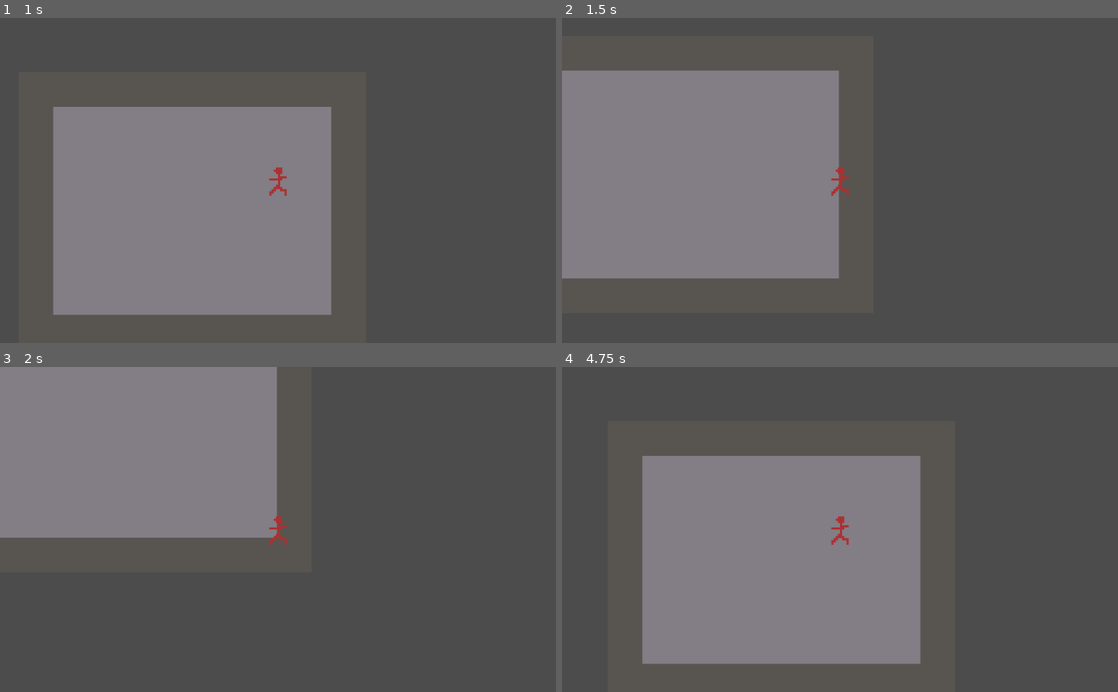
Above: before the commit, frames 1-4 (two rows, left to right).
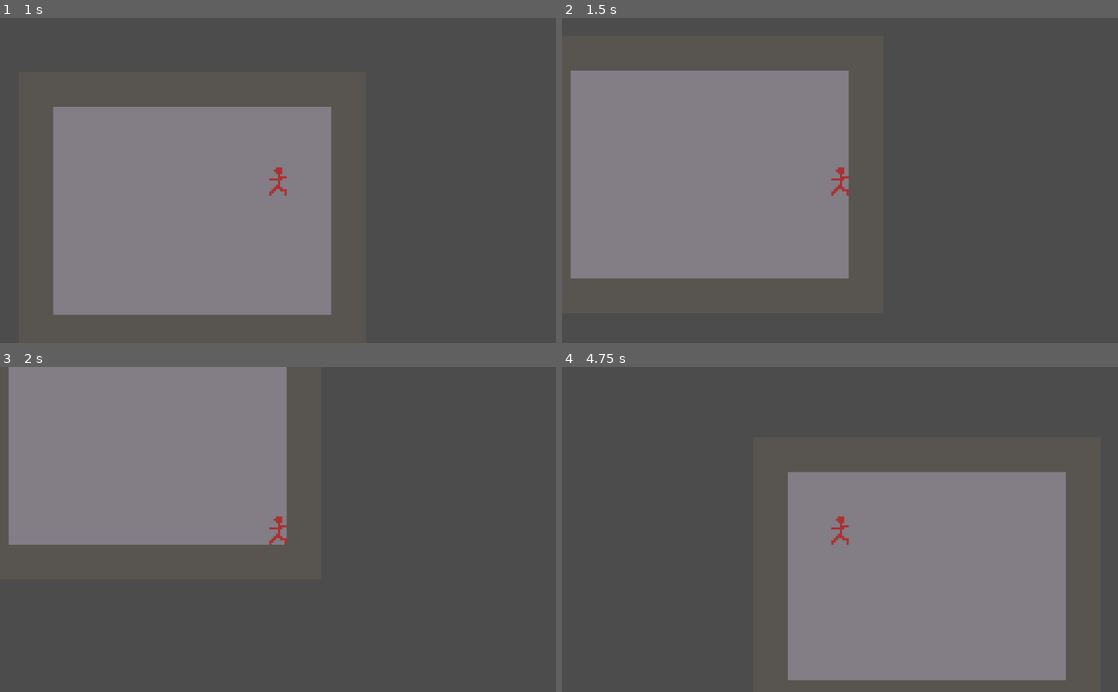
Above: after the commit, the same moments.

Repository: jastadj/wgj277
Game: Godot game, scene res://scenes/game/game.tscn
Two runs of this game, one before a commit and one after it. Both use one fixed random seed, a clock stepped at 60 frames per second and the inputs below.
Inputs:
- Up to frame 1 (1 s): tap Enter at 0.5 s; hold Right (ui_right) from 0.53 s (still down)
- Up to frame 2 (1.5 s): release Right (ui_right) at 1.28 s; hold Down (ui_down) from 1.28 s (still down)
- Up to frame 3 (2 s): keep holding Down (ui_down)
- Up to frame 4 (4.75 s): release Down (ui_down) at 2.03 s; hold Right (ui_right) 2.03-2.78 s; hold Up (ui_up) 2.78-3.53 s; hold Left (ui_left) from 3.53 s (still down)

Frame 1 is identical in both runs. In frame 2, 2.2% of the frame differs, in the area x 0-52%, y 16-81%; in frame 3, 2.8%; in frame 4, 36%, in the area x 14-91%, y 27-97%.

Commit message:
basic map, player, and plant data

Diff:
--- /dev/null
+++ b/godot/data/plants.csv
@@ -0,0 +1,11 @@
+name,boil,incinerate,juice,grind,value
+Plant 1,0,0,0,0,0
+Plant 2,0,0,0,0,0
+Plant 3,0,0,0,0,0
+Plant 4,0,0,0,0,0
+Plant 5,0,0,0,0,0
+Plant 6,0,0,0,0,0
+Plant 7,0,0,0,0,0
+Plant 8,0,0,0,0,0
+Plant 9,0,0,0,0,0
+Plant 10,0,0,0,0,0
--- /dev/null
+++ b/godot/engine/gamedata.gd
@@ -0,0 +1,32 @@
+extends Node
+
+var plant_data = []
+
+func _ready():
+
+	load_plant_data("res://data/plants.csv")
+
+func load_plant_data(filepath):
+	var file = File.new()
+	if file.open(filepath, File.READ):
+		printerr("Error opening plant data:", filepath)
+		get_tree().quit(1)
+
+	# get the csv header
+	var header = file.get_csv_line()
+
+	# read each line as csv
+	while !file.eof_reached():
+		var line = file.get_csv_line()
+		if line.size() < header.size(): continue
+
+		var plant = {}
+		for i in header.size():
+			plant[header[i]] = line[i]
+		plant_data.push_back(plant)
+
+
+
+	print(plant_data)
+
+	file.close()
--- a/godot/objects/player/player.gd
+++ b/godot/objects/player/player.gd
@@ -5,8 +5,10 @@
 
 func _physics_process(delta):
 
+	# handle movement input
 	if allow_input: handle_input(delta)
 
+# movement input
 func handle_input(delta):
 
 	var move_dir = Vector2()
--- a/godot/project.godot
+++ b/godot/project.godot
@@ -13,6 +13,10 @@
 config/name="Wgj 277"
 run/main_scene="res://scenes/game/game.tscn"
 config/icon="res://icon.png"
+
+[autoload]
+
+Gamedata="*res://engine/gamedata.gd"
 
 [gui]
 
--- a/godot/scenes/game/game.tscn
+++ b/godot/scenes/game/game.tscn
@@ -15,3 +15,9 @@
 
 [node name="player" parent="." instance=ExtResource( 1 )]
 position = Vector2( 82, 50 )
+
+[node name="CanvasLayer" type="CanvasLayer" parent="."]
+
+[node name="main_ui" type="Control" parent="CanvasLayer"]
+anchor_right = 1.0
+anchor_bottom = 1.0
--- a/godot/tiles/tiles.tres
+++ b/godot/tiles/tiles.tres
@@ -1,6 +1,9 @@
-[gd_resource type="TileSet" load_steps=2 format=2]
+[gd_resource type="TileSet" load_steps=3 format=2]
 
 [ext_resource path="res://tiles/tiles.png" type="Texture" id=1]
+
+[sub_resource type="ConvexPolygonShape2D" id=1]
+points = PoolVector2Array( 16, 16, 0, 16, 0, 0, 16, 0 )
 
 [resource]
 0/name = "0"
@@ -27,7 +30,14 @@
 1/navigation_offset = Vector2( 8, 8 )
 1/shape_offset = Vector2( 0, 0 )
 1/shape_transform = Transform2D( 1, 0, 0, 1, 0, 0 )
+1/shape = SubResource( 1 )
 1/shape_one_way = false
-1/shape_one_way_margin = 0.0
-1/shapes = [  ]
+1/shape_one_way_margin = 1.0
+1/shapes = [ {
+"autotile_coord": Vector2( 0, 0 ),
+"one_way": false,
+"one_way_margin": 1.0,
+"shape": SubResource( 1 ),
+"shape_transform": Transform2D( 1, 0, 0, 1, 0, 0 )
+} ]
 1/z_index = 0
Not shown, added: godot/data/plants.csv.import
